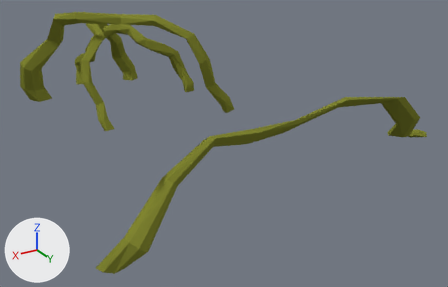
What one commit did to the Blender file Assets/Models/vines.blend.
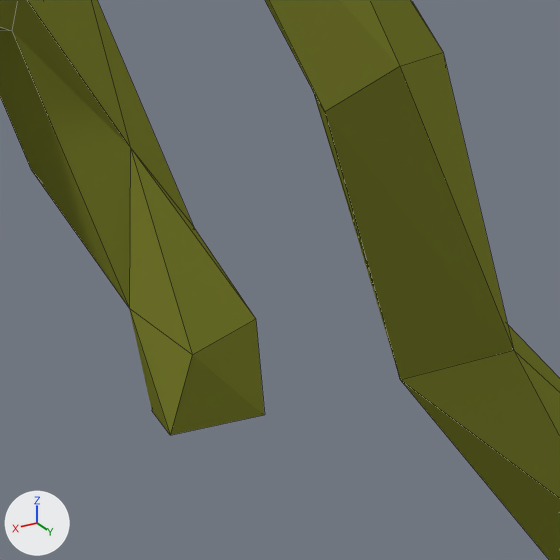
Each version is shown whole from a camera (50 mm lens) standing at (1.2, 3.08, 1.6) and looking at (-0.65, -0.01, 0.06), then close up on the part from 38% to 49% of the width and 19% to 36% of the height. The lights are fixed; the arrows at lower left show +X, +Y and +Z. Both versions are drawn at full value of the shape key 'Cylinder.049' of 'Cylinder.050'; the numbers are the values there. The close-ups show mesh edges as thin lines.

The scene before the commit, as lines of its bpy script (objects in view):
```python
me_cylinder_039 = bpy.data.meshes.new('Cylinder.039')
me_cylinder_039.from_pydata(...)  # 259 vertices, 354 faces; spans x -2.33..0.56, y -1.06..0.63, z -0.31..1.0
me_cylinder_039.materials.append(mat_vine)  # yellow #818632
ob_cylinder_050 = bpy.data.objects.new('Cylinder.050', me_cylinder_039)
ob_cylinder_050.location = (0.0, 0.0, 0.0)
ob_cylinder_050.rotation_euler = (0.0, 0.0, -0.392)  # degrees (0, 0, -22)
```
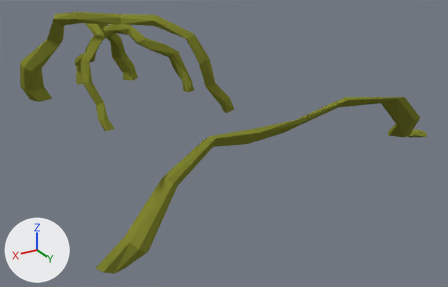
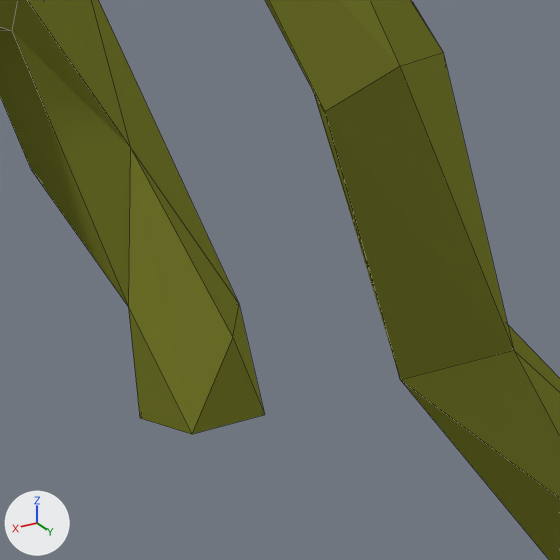
What differs and where, as boxes [x1, y1, x2, y2] in the close-ups (560 x 560 px):
```json
{"object": "Cylinder.050", "change": "reshaped, turned", "before": [0, 0, 560, 560], "after": [0, 0, 560, 560]}
{"part": 1, "of": "me_cylinder_039", "change": "rebuilt", "before": [0, 0, 264, 435], "after": [0, 0, 264, 434]}
```

Edits to the scene script, one JSON object a line:
```json
{"block": "me_cylinder_039", "where": "# used by ob_cylinder_050; location = (0.0, 0.0, 0.0); rotation_euler = (0.0, 0.0, -0.392), in degrees (0, 0, -22)"}
{"op": "remove", "block": "me_cylinder_039", "code": "me_cylinder_039.from_pydata(...)  # 259 vertices, 354 faces; spans x -2.33..0.56, y -1.06..0.63, z -0.31..1.0"}
{"op": "add", "block": "me_cylinder_039", "code": "me_cylinder_039.from_pydata(...)  # 259 vertices, 355 faces; spans x -2.53..0.48, y -0.45..0.59, z -0.31..1.0"}
{"block": "me_cylinder_039", "change": "me_cylinder_039 part 1: the loose piece of 73 vertices spanning x -0.4..0.28, y -0.39..-0.05, z 0.47..0.86 is rebuilt with 73 vertices and now spans x -0.4..0.14, y -0.45..0.09, z 0.47..0.86"}
{"op": "set", "path": "ob_cylinder_050.rotation_euler", "old": "(0.0, 0.0, -0.392)", "new": "(0.0, 0.0, 0.0)", "note": "degrees (0, 0, -22) -> degrees (0, 0, 0)"}
```
